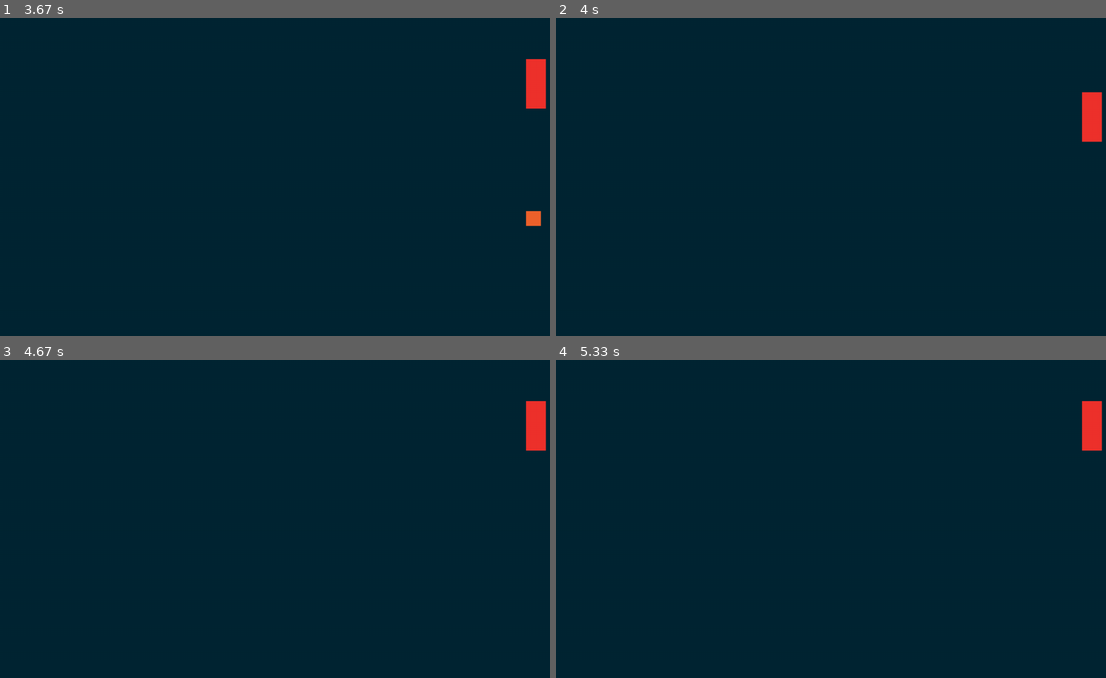
Above: before the commit, frames 1-4 (two rows, left to right).
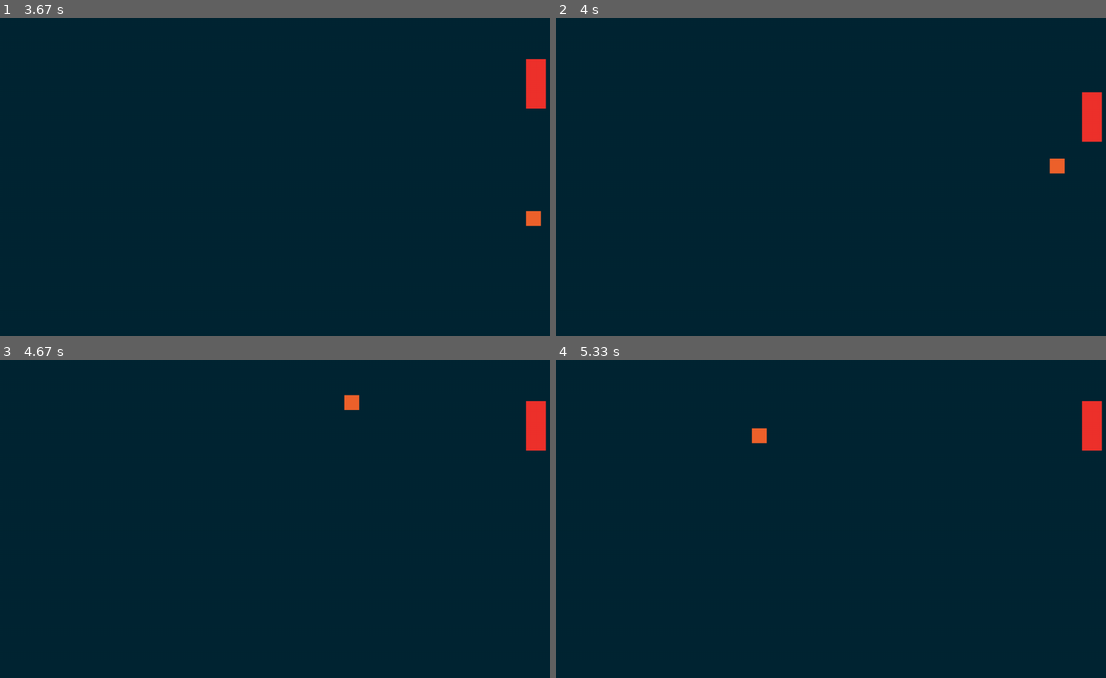
Above: after the commit, the same moments.

Repository: 7IronSnow7/Pygame
Game: pygame game, started from pong/main.py
Two runs of this game, one before a commit and one after it. Both use one fixed random seed, a clock stepped at 60 frames per second and the inputs below.
Inputs:
- Up to frame 1 (3.67 s): hold Up 0.33-0.8 s; hold Down 0.83-1.13 s; hold Up 1.17-1.53 s; hold Down 1.57-1.93 s; hold Up 1.97-2.27 s; hold Down 2.3-2.6 s; hold Up 2.63-3 s; hold Down 3.03-3.4 s; hold Up from 3.43 s (still down)
- Up to frame 2 (4 s): release Up at 3.73 s; hold Down from 3.77 s (still down)
- Up to frame 3 (4.67 s): release Down at 4.07 s; hold Up 4.1-4.47 s; hold Down from 4.5 s (still down)
- Up to frame 4 (5.33 s): release Down at 4.87 s; hold Up 4.9-5.2 s; hold Down from 5.23 s (still down)

Frame 1 is identical in both runs. In frame 2, 0.1% of the frame differs, in the area x 89-93%, y 44-50%; in frame 3, 0.1%; in frame 4, 0.1%, in the area x 35-39%, y 21-27%.

Commit message:
Fixed an issue with the ball going through the right wall and never coming back (wall collision)

Diff:
--- a/pong/sprites.py
+++ b/pong/sprites.py
@@ -51,8 +51,8 @@
             self.rect.bottom = WINDOW_HEIGHT
             self.direction.y *= -1
 
-        if self.rect.bottom >= WINDOW_WIDTH:
-            self.rect.bottom = WINDOW_WIDTH
+        if self.rect.right >= WINDOW_WIDTH:
+            self.rect.right = WINDOW_WIDTH
             self.direction.x *= -1
 
         if self.rect.left <= 0:
